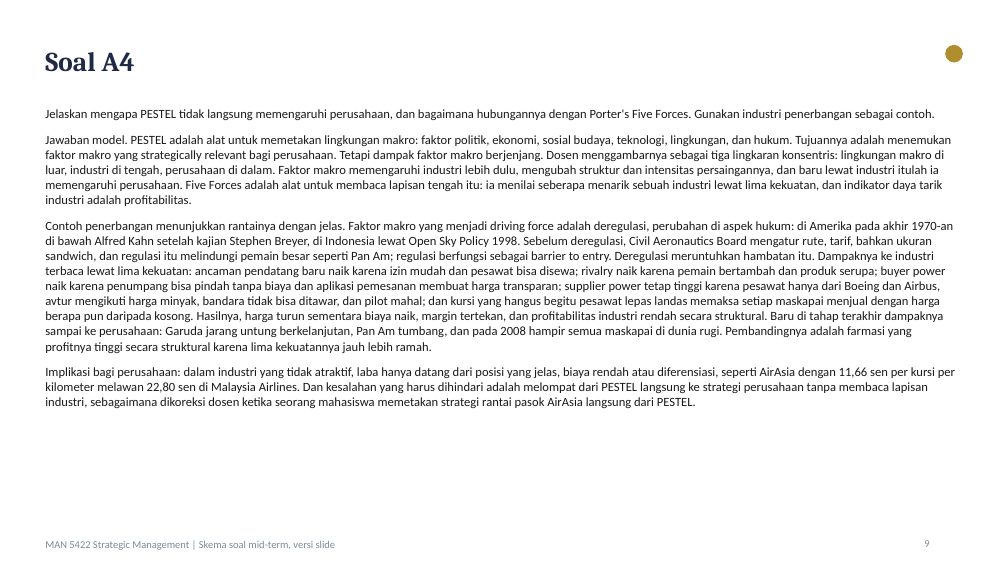
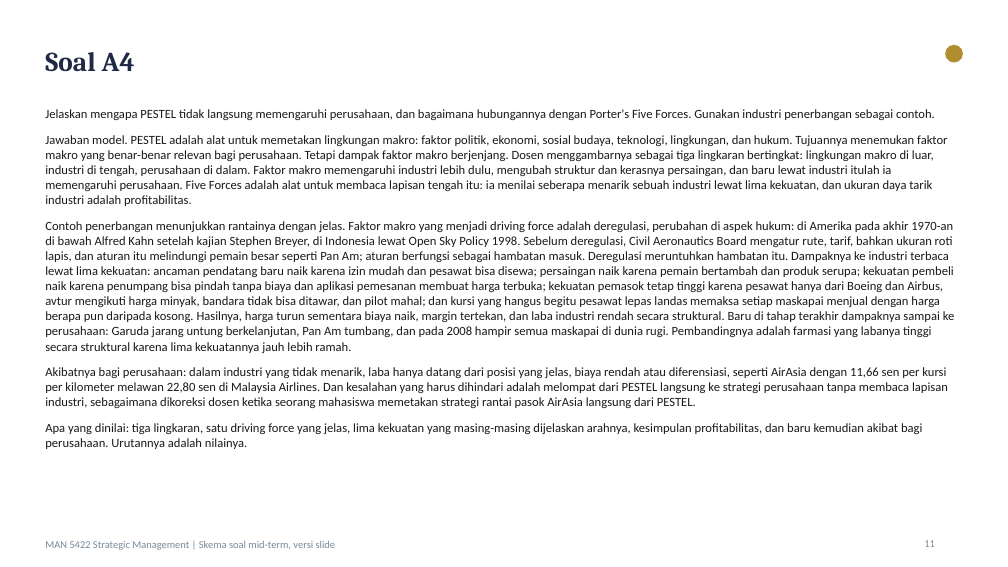
Before and after one commit to aslihabnuri/Dom-Manipulation, a slide deck: slide 11 of Materi_SM_MidTerm/Skema_Soal_dan_Jawaban_Model_MidTerm.pptx (slide 9 before the commit). Drawn at 1008x567 pixels with LibreOffice and Linux fonts; fonts in the diff are those of the drawing. Boxes give left, top, right and bottom in pixels: in the first picture for what was removed or moved away, otherwise in the second. Text is boxed around its words. In the diff, an @@ line names an element or a change of style, - is before the commit and + after.

```diff
--- a/Materi_SM_MidTerm/Skema_Soal_dan_Jawaban_Model_MidTerm.pptx
+++ b/Materi_SM_MidTerm/Skema_Soal_dan_Jawaban_Model_MidTerm.pptx
@@ text at <box>45,135,955,449</box>: text changed @@
-Jawaban model. PESTEL adalah alat untuk memetakan lingkungan makro: faktor politik, ekonomi, sosial budaya, teknologi, lingkungan, dan hukum. Tujuannya adalah menemukan faktor makro yang strategically relevant bagi perusahaan. Tetapi dampak faktor makro berjenjang. Dosen menggambarnya sebagai tiga lingkaran konsentris: lingkungan makro di luar, industri di tengah, perusahaan di dalam. Faktor makro memengaruhi industri lebih dulu, mengubah struktur dan intensitas persaingannya, dan baru lewat industri itulah ia memengaruhi perusahaan. Five Forces adalah alat untuk membaca lapisan tengah itu: ia menilai seberapa menarik sebuah industri lewat lima kekuatan, dan indikator daya tarik industri adalah profitabilitas.
-Contoh penerbangan menunjukkan rantainya dengan jelas. Faktor makro yang menjadi driving force adalah deregulasi, perubahan di aspek hukum: di Amerika pada akhir 1970-an di bawah Alfred Kahn setelah kajian Stephen Breyer, di Indonesia lewat Open Sky Policy 1998. Sebelum deregulasi, Civil Aeronautics Board mengatur rute, tarif, bahkan ukuran sandwich, dan regulasi itu melindungi pemain besar seperti Pan Am; regulasi berfungsi sebagai barrier to entry. Deregulasi meruntuhkan hambatan itu. Dampaknya ke industri terbaca lewat lima kekuatan: ancaman pendatang baru naik karena izin mudah dan pesawat bisa disewa; rivalry naik karena pemain bertambah dan produk serupa; buyer power naik karena penumpang bisa pindah tanpa biaya dan aplikasi pemesanan membuat harga transparan; supplier power tetap tinggi karena pesawat hanya dari Boeing dan Airbus, avtur mengikuti harga minyak, bandara tidak bisa ditawar, dan pilot mahal; dan kursi yang hangus begitu pesawat lepas landas memaksa setiap maskapai menjual dengan harga berapa pun daripada kosong. Hasilnya, harga turun sementara biaya naik, margin tertekan, dan profitabilitas industri rendah secara struktural. Baru di tahap terakhir dampaknya sampai ke perusahaan: Garuda jarang untung berkelanjutan, Pan Am tumbang, dan pada 2008 hampir semua maskapai di dunia rugi. Pembandingnya adalah farmasi yang profitnya tinggi secara struktural karena lima kekuatannya jauh lebih ramah.
-Implikasi bagi perusahaan: dalam industri yang tidak atraktif, laba hanya datang dari posisi yang jelas, biaya rendah atau diferensiasi, seperti AirAsia dengan 11,66 sen per kursi per kilometer melawan 22,80 sen di Malaysia Airlines. Dan kesalahan yang harus dihindari adalah melompat dari PESTEL langsung ke strategi perusahaan tanpa membaca lapisan industri, sebagaimana dikoreksi dosen ketika seorang mahasiswa memetakan strategi rantai pasok AirAsia langsung dari PESTEL.
+Jawaban model. PESTEL adalah alat untuk memetakan lingkungan makro: faktor politik, ekonomi, sosial budaya, teknologi, lingkungan, dan hukum. Tujuannya menemukan faktor makro yang benar-benar relevan bagi perusahaan. Tetapi dampak faktor makro berjenjang. Dosen menggambarnya sebagai tiga lingkaran bertingkat: lingkungan makro di luar, industri di tengah, perusahaan di dalam. Faktor makro memengaruhi industri lebih dulu, mengubah struktur dan kerasnya persaingan, dan baru lewat industri itulah ia memengaruhi perusahaan. Five Forces adalah alat untuk membaca lapisan tengah itu: ia menilai seberapa menarik sebuah industri lewat lima kekuatan, dan ukuran daya tarik industri adalah profitabilitas.
+Contoh penerbangan menunjukkan rantainya dengan jelas. Faktor makro yang menjadi driving force adalah deregulasi, perubahan di aspek hukum: di Amerika pada akhir 1970-an di bawah Alfred Kahn setelah kajian Stephen Breyer, di Indonesia lewat Open Sky Policy 1998. Sebelum deregulasi, Civil Aeronautics Board mengatur rute, tarif, bahkan ukuran roti lapis, dan aturan itu melindungi pemain besar seperti Pan Am; aturan berfungsi sebagai hambatan masuk. Deregulasi meruntuhkan hambatan itu. Dampaknya ke industri terbaca lewat lima kekuatan: ancaman pendatang baru naik karena izin mudah dan pesawat bisa disewa; persaingan naik karena pemain bertambah dan produk serupa; kekuatan pembeli naik karena penumpang bisa pindah tanpa biaya dan aplikasi pemesanan membuat harga terbuka; kekuatan pemasok tetap tinggi karena pesawat hanya dari Boeing dan Airbus, avtur mengikuti harga minyak, bandara tidak bisa ditawar, dan pilot mahal; dan kursi yang hangus begitu pesawat lepas landas memaksa setiap maskapai menjual dengan harga berapa pun daripada kosong. Hasilnya, harga turun sementara biaya naik, margin tertekan, dan laba industri rendah secara struktural. Baru di tahap terakhir dampaknya sampai ke perusahaan: Garuda jarang untung berkelanjutan, Pan Am tumbang, dan pada 2008 hampir semua maskapai di dunia rugi. Pembandingnya adalah farmasi yang labanya tinggi secara struktural karena lima kekuatannya jauh lebih ramah.
+Akibatnya bagi perusahaan: dalam industri yang tidak menarik, laba hanya datang dari posisi yang jelas, biaya rendah atau diferensiasi, seperti AirAsia dengan 11,66 sen per kursi per kilometer melawan 22,80 sen di Malaysia Airlines. Dan kesalahan yang harus dihindari adalah melompat dari PESTEL langsung ke strategi perusahaan tanpa membaca lapisan industri, sebagaimana dikoreksi dosen ketika seorang mahasiswa memetakan strategi rantai pasok AirAsia langsung dari PESTEL.
+Apa yang dinilai: tiga lingkaran, satu driving force yang jelas, lima kekuatan yang masing-masing dijelaskan arahnya, kesimpulan profitabilitas, dan baru kemudian akibat bagi perusahaan. Urutannya adalah nilainya.
@@ page number at <box>924,540,935,547</box>: text changed @@
-9
+11
```
Also in this commit, not shown: 21 other slides changed, 4 slides added, 5 other files.
